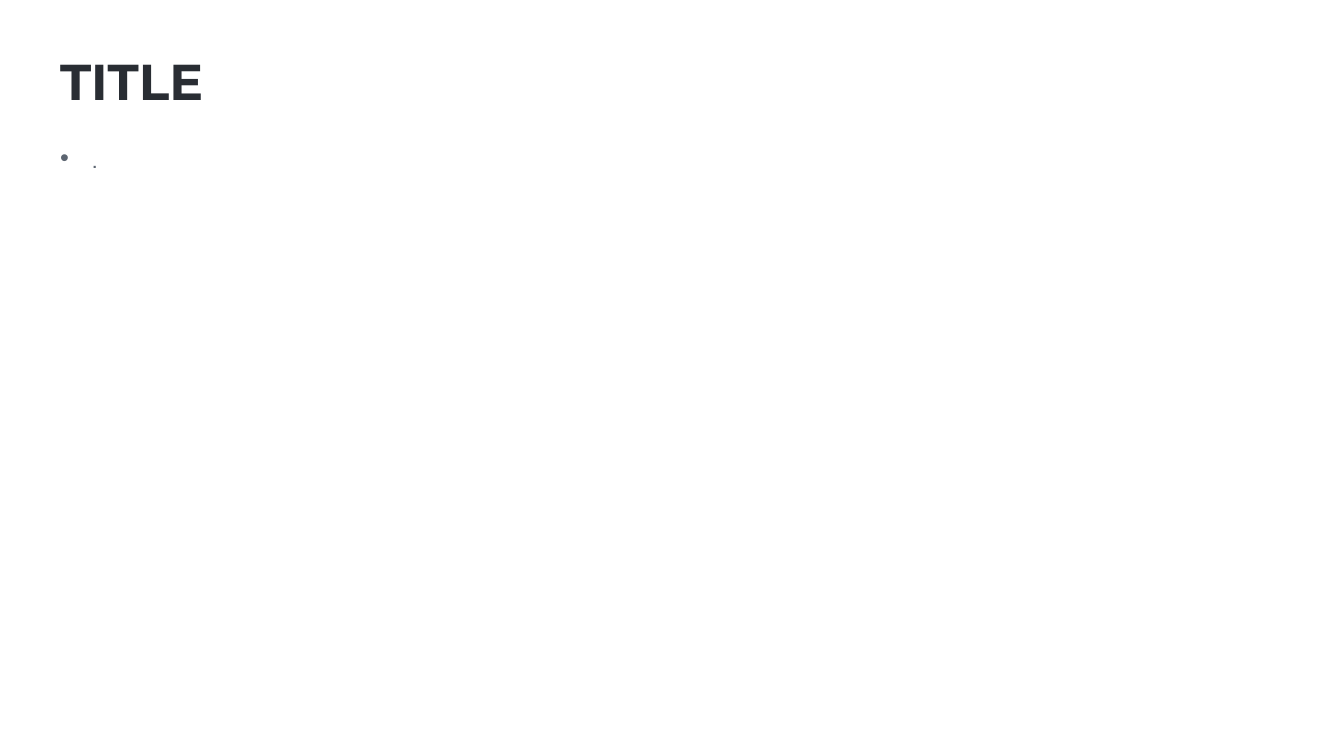
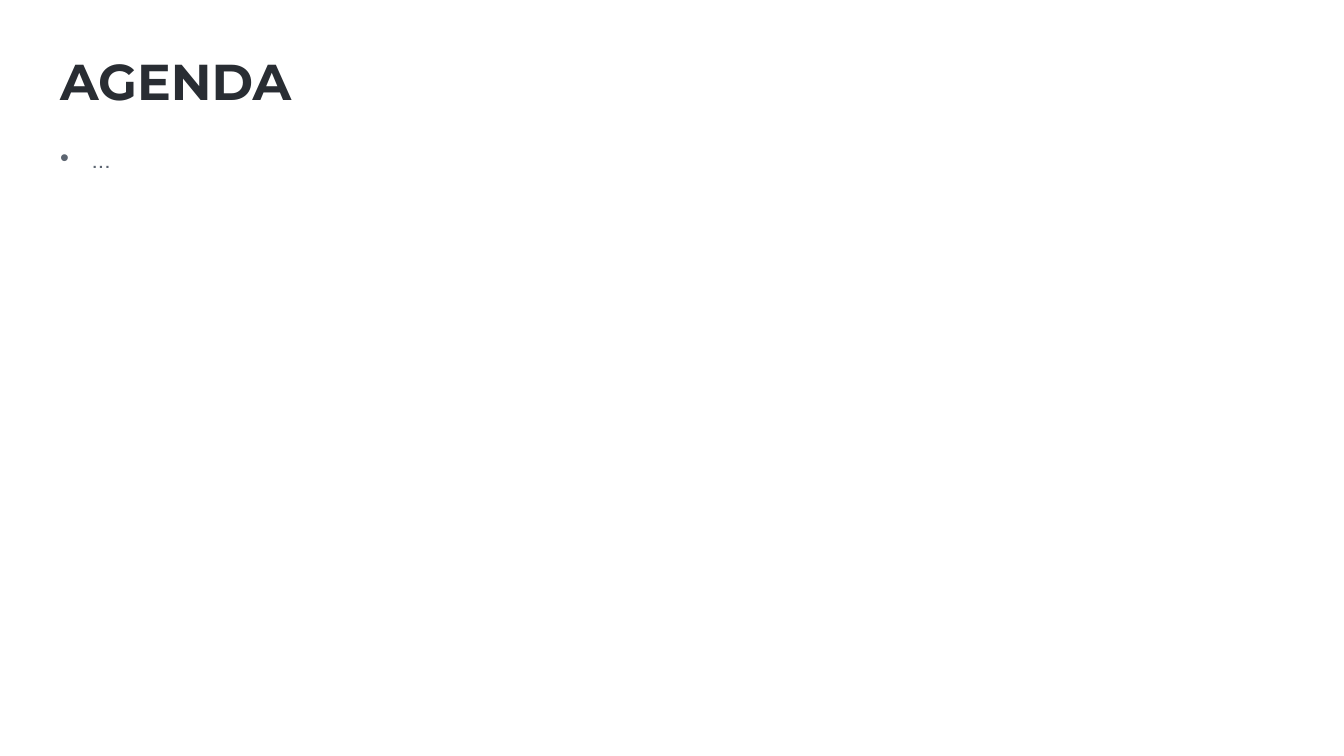
Before and after one commit to hikalkan/presentations, a slide deck: slide 4 of 2024-12-16 Dotnet Conference Italy/Multi-Tenancy-Dotnet-ABP.pptx. Drawn at 1344x756 pixels with LibreOffice and Linux fonts; fonts in the diff are those of the drawing; background and template pictures are left out. Boxes give left, top, right and bottom in pixels: in the first picture for what was removed or moved away, otherwise in the second. Text is boxed around its words. In the diff, an @@ line names an element or a change of style, - is before the commit and + after.

```diff
--- a/2024-12-16 Dotnet Conference Italy/Multi-Tenancy-Dotnet-ABP.pptx
+++ b/2024-12-16 Dotnet Conference Italy/Multi-Tenancy-Dotnet-ABP.pptx
@@ text at (60,64,291,101): text changed @@
-TITLE
+AGENDA
@@ text at (50,138,1290,661): text changed @@
-• .
+• ...
```
Also in this commit, not shown: 2 other slides changed, 6 slides added, 6 slides removed.
